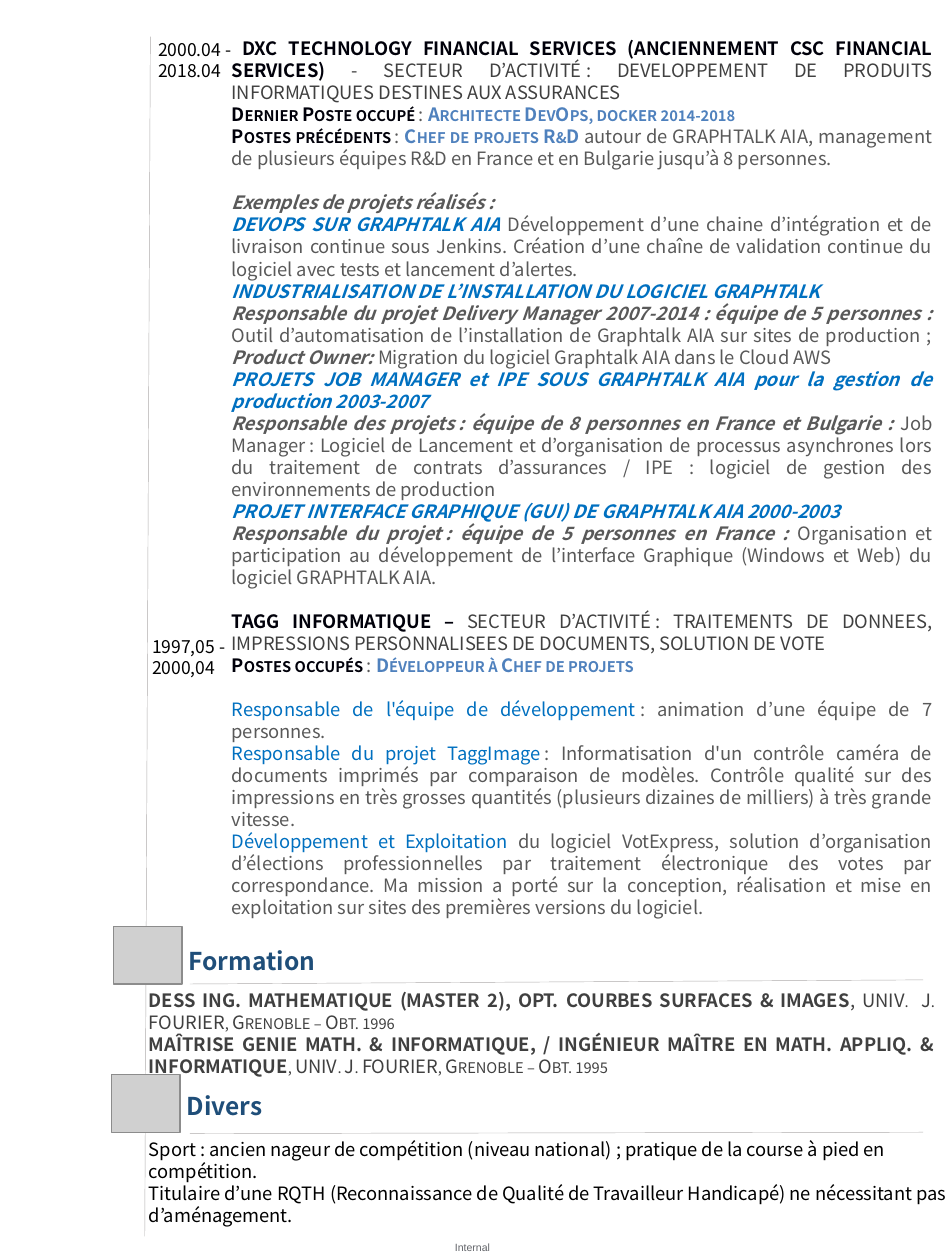
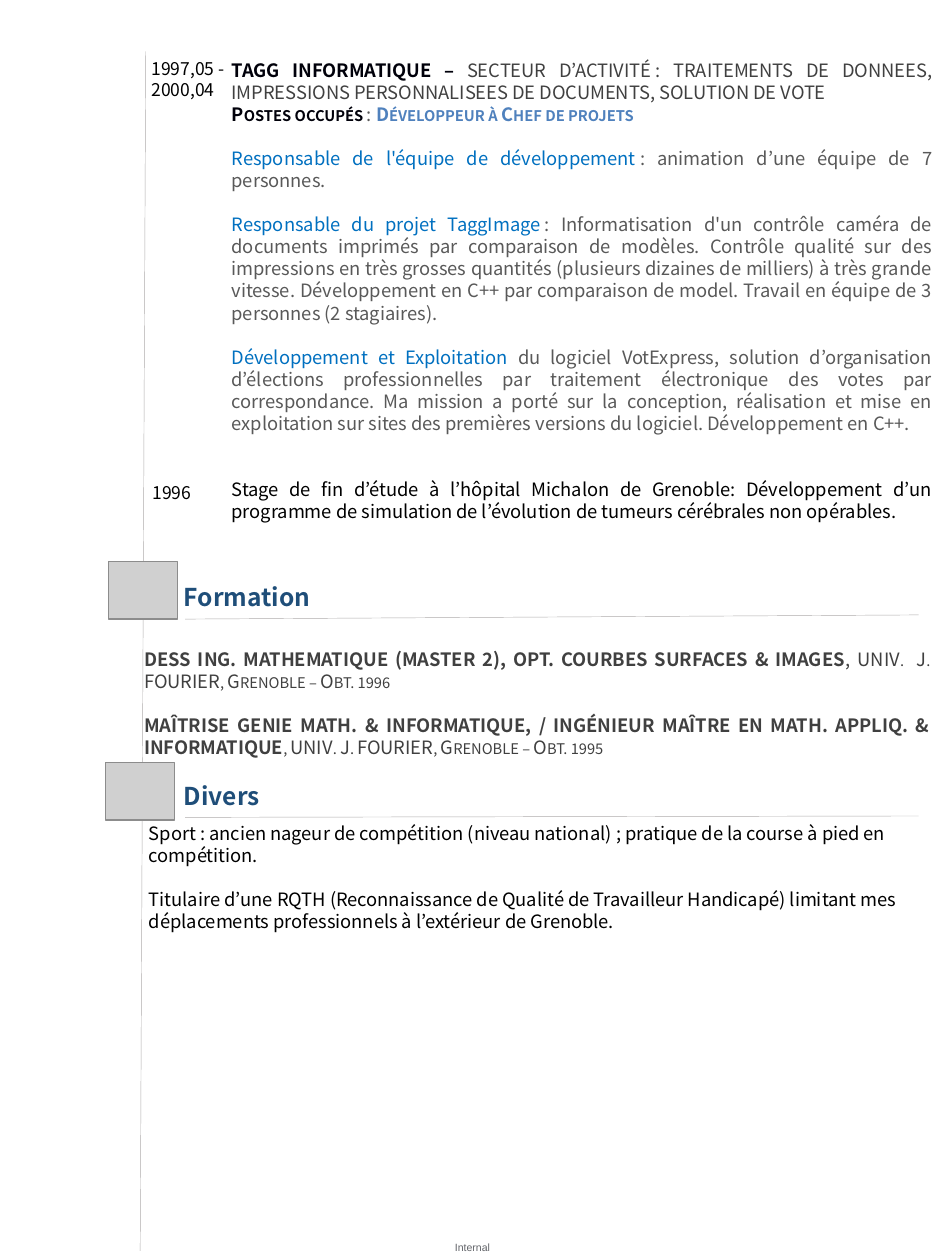
Before and after one commit to Solifred38/cv, a slide deck: slide 3 of CV_FFROMAGER.pptx (slide 2 before the commit). Drawn at 945x1260 pixels with LibreOffice and Linux fonts; fonts in the diff are those of the drawing; grey boxes stand for pictures. Boxes give left, top, right and bottom in pixels: in the first picture for what was removed or moved away, otherwise in the second. Text is boxed around its words. In the diff, an @@ line names an element or a change of style, - is before the commit and + after.

```diff
--- a/CV_FFROMAGER.pptx
+++ b/CV_FFROMAGER.pptx
@@ line moved from (150, 37) - (145, 1236) to (146, 52) - (140, 1251) @@
@@ text "1997,05 -": place and size @@
-text "1997,05 -" at [152, 640, 215, 677]
+text "1997,05 -" at [152, 62, 215, 99]
@@ text removed at [158, 43, 221, 78] @@
-2000.04 -
-2018.04
@@ text at [232, 40, 933, 589]: paragraphs removed @@
-DXC TECHNOLOGY FINANCIAL SERVICES (ANCIENNEMENT CSC FINANCIAL SERVICES) - SECTEUR D’ACTIVITÉ : DEVELOPPEMENT DE PRODUITS INFORMATIQUES DESTINES AUX ASSURANCES
-Dernier Poste occupé : Architecte DevOps, docker 2014-2018
-Postes précédents : Chef de projets R&D autour de GRAPHTALK AIA, management de plusieurs équipes R&D en France et en Bulgarie jusqu’à 8 personnes.
-Exemples de projets réalisés :
-DEVOPS SUR GRAPHTALK AIA Développement d’une chaine d’intégration et de livraison continue sous Jenkins. Création d’une chaîne de validation continue du logiciel avec tests et lancement d’alertes.
-INDUSTRIALISATION DE L’INSTALLATION DU LOGICIEL GRAPHTALK
-Responsable du projet Delivery Manager 2007-2014 : équipe de 5 personnes : Outil d’automatisation de l’installation de Graphtalk AIA sur sites de production ; Product Owner: Migration du logiciel Graphtalk AIA dans le Cloud AWS
-PROJETS JOB MANAGER et IPE SOUS GRAPHTALK AIA pour la gestion de production 2003-2007
-Responsable des projets : équipe de 8 personnes en France et Bulgarie : Job Manager : Logiciel de Lancement et d’organisation de processus asynchrones lors du traitement de contrats d’assurances / IPE : logiciel de gestion des environnements de production
-PROJET INTERFACE GRAPHIQUE (GUI) DE GRAPHTALK AIA 2000-2003
-Responsable du projet : équipe de 5 personnes en France : Organisation et participation au développement de l’interface Graphique (Windows et Web) du logiciel GRAPHTALK AIA.
@@ text at [232, 215, 933, 523]: text changed @@
-Responsable du projet TaggImage : Informatisation d'un contrôle caméra de documents imprimés par comparaison de modèles. Contrôle qualité sur des impressions en très grosses quantités (plusieurs dizaines de milliers) à très grande vitesse.
-Développement et Exploitation du logiciel VotExpress, solution d’organisation d’élections professionnelles par traitement électronique des votes par correspondance. Ma mission a porté sur la conception, réalisation et mise en exploitation sur sites des premières versions du logiciel.
+Responsable du projet TaggImage : Informatisation d'un contrôle caméra de documents imprimés par comparaison de modèles. Contrôle qualité sur des impressions en très grosses quantités (plusieurs dizaines de milliers) à très grande vitesse. Développement en C++ par comparaison de model. Travail en équipe de 3 personnes (2 stagiaires).
+Développement et Exploitation du logiciel VotExpress, solution d’organisation d’élections professionnelles par traitement électronique des votes par correspondance. Ma mission a porté sur la conception, réalisation et mise en exploitation sur sites des premières versions du logiciel. Développement en C++.
+Stage de fin d’étude à l’hôpital Michalon de Grenoble: Développement d’un programme de simulation de l’évolution de tumeurs cérébrales non opérables.
@@ text added at [152, 486, 191, 500], 10 pt, text #000000 @@
+1996
@@ picture: place and size @@
-picture at [111, 1075, 179, 1133]
+picture at [108, 561, 176, 619]
@@ text "Formation": place and size @@
-text "Formation" at [189, 950, 316, 971]
+text "Formation" at [184, 586, 311, 607]
@@ line moved from (190, 1134) - (924, 1133) to (185, 619) - (919, 615) @@
@@ text "DESS ING. MATHEMATIQUE (MASTER 2), ..." rewrapped from [149, 992, 931, 1079] to [144, 651, 927, 758] @@
@@ picture: place and size @@
-picture at [113, 926, 181, 984]
+picture at [106, 762, 174, 820]
@@ text "Divers": place and size @@
-text "Divers" at [187, 1095, 263, 1116]
+text "Divers" at [184, 785, 260, 806]
@@ text "Sport : ancien nageur de ...": place and size @@
-text "Sport : ancien nageur de ..." at [149, 1140, 945, 1227]
+text "Sport : ancien nageur de ..." at [149, 824, 897, 933]
@@ line moved from (190, 984) - (924, 980) to (185, 818) - (919, 816) @@
@@ text at [149, 890, 897, 933]: text changed @@
-Titulaire d’une RQTH (Reconnaissance de Qualité de Travailleur Handicapé) ne nécessitant pas
-d’aménagement.
+Titulaire d’une RQTH (Reconnaissance de Qualité de Travailleur Handicapé) limitant mes déplacements professionnels à l’extérieur de Grenoble.
```
Also in this commit, not shown: 1 other slide changed, 1 slide added, 1 other file.
